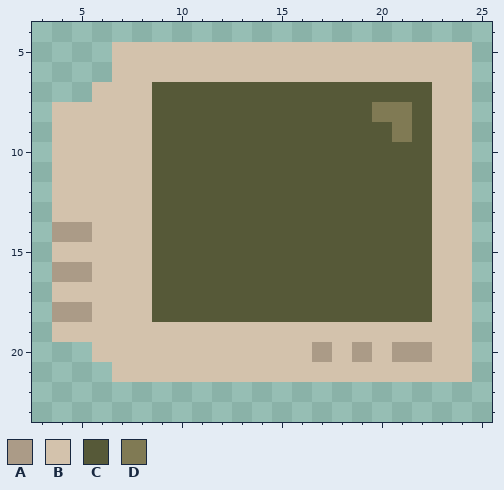
One commit to this pixel-art sprite: packages/nouns-img-permutator/assets/layer-3/head-crt.png. Above, as it was before the edit.
The file is 32x32 pixels. Shown: x 3..25, y 4..23.
Palette (. is transparent): A #ab9b87  B #d3c2ac  C #565938  D #807a54
Pixels before, first column x 4:
 5 ...BBBBBBBBBBBBBBBBBB
 6 ...BBBBBBBBBBBBBBBBBB
 7 ..BBBCCCCCCCCCCCCCCBB
 8 BBBBBCCCCCCCCCCCDDCBB
 9 BBBBBCCCCCCCCCCCCDCBB
10 BBBBBCCCCCCCCCCCCCCBB
11 BBBBBCCCCCCCCCCCCCCBB
12 BBBBBCCCCCCCCCCCCCCBB
13 BBBBBCCCCCCCCCCCCCCBB
14 AABBBCCCCCCCCCCCCCCBB
15 BBBBBCCCCCCCCCCCCCCBB
16 AABBBCCCCCCCCCCCCCCBB
17 BBBBBCCCCCCCCCCCCCCBB
18 AABBBCCCCCCCCCCCCCCBB
19 BBBBBBBBBBBBBBBBBBBBB
20 ..BBBBBBBBBBBABABAABB
21 ...BBBBBBBBBBBBBBBBBB
And afterwards:
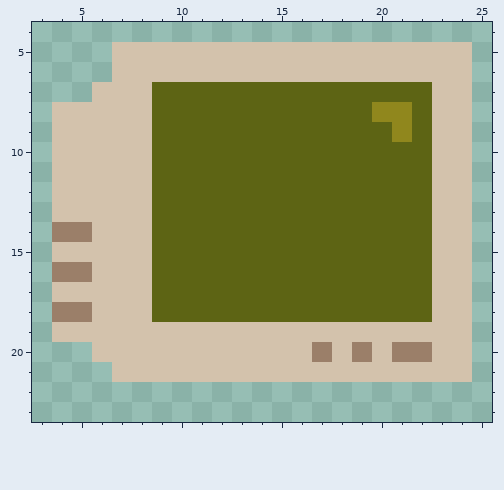
Changes in this commit:
{"colour":"A","old":"#ab9b87","new":"#9b7f69"}
{"colour":"C","old":"#565938","new":"#5d6414"}
{"colour":"D","old":"#807a54","new":"#90871d"}
{"label":"changed","picture_box":[152,82,432,362]}
{"label":"changed","picture_box":[52,222,92,322]}
